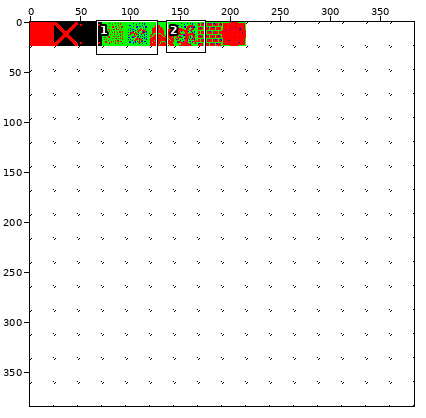
Sprite sheet: gfx/24x24.png. Above, an overview of the earlier version with the close-up marked.
Close-up. As it was:
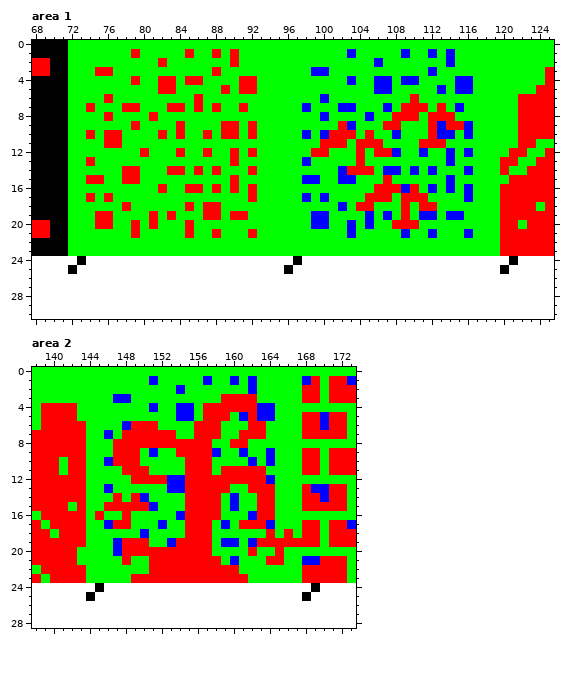
The file is 384x384 pixels. Shown: area 1: x 68..125, y 0..30; area 2: x 138..173, y 0..28. The commit also changed other parts of the picture, which this record leaves out.
The result:
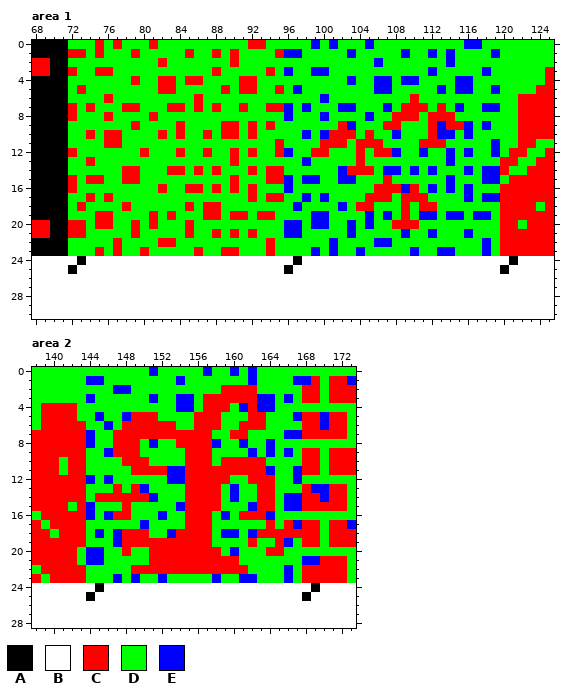
Palette (. is transparent): A #000000  B #ffffff  C #ff0000  D #00ff00  E #0000ff
The edit:
Changed rows in their new state; - is an unchanged pixel.
Area 1:
first column x 72:
 0 ---C-C---C----------CC-----E-E---E----------EE--
 1 CC-C-------------------CEE---------------------E
 3 C---------------------C-E---------------------E-
 5 -C---------------------C-E---------------------E
 7 C---------------------CCE---------------------EE
 8 C-----------------------E-----------------------
 9 ----------------------C-----------------------E-
11 -----------------------C-----------------------E
12 C----------------------CE----------------------E
14 ----------------------CC----------------------EE
15 C---------------------CCE---------------------EE
16 C-----------------------E-----------------------
17 ----------------------CC----------------------EE
18 -C-----------------------E----------------------
19 ---------------------CC----------------------EE-
20 CC----------------------EE----------------------
21 CC----------------C-----EE----------------------
22 -----C----CC----------C------E----EE----------E-
23 ---C-C--C-----C--CC---C----E-E--E-----E--EE---E-
Area 2:
first column x 144:
 0 -------E-----E--E-E-----
 1 EE-----D--E--D--D------E
 2 ---EE-----D----CCCC-----
 3 E--DD--E--EE-CC----EE-E-
 4 -------D--------DE------
 5 -E--ECCC--DDC--D-D-CD--E
 6 --E-C---CC-------C------
 7 E-DC------CC--D-C-DD--EE
 8 E-----DEDD----E-DE--E---
 9 --E----D--D---D--DE---E-
10 --DD--C--------CCCCCD---
11 ----D--CCEE---C-----E--E
12 E-E--DDDD-------DD--C--E
13 --DC-CE--DD----DE-D-----
14 -CC-C-CE--------------EE
15 E-DD-DDD--E-----D-E---EE
16 EDEC----E-D---DE-CC-E---
17 --DDD-E-D------D-DDDC-CE
18 -E-ECCC--EC----EE-EC-C-C
19 -------CCC-----DD-CDD-ED
20 EE-D-DD-------C-E-D-C---
21 EE--D----------CC---DD--
22 -----CC----------C----E-
23 ---E-EDDEDDDDDEDDEE---E-
Where, in picture pixels (left, top, right, bottom), the same in both close-ups:
changed: (68, 40, 500, 256)
changed: (86, 367, 302, 583)
